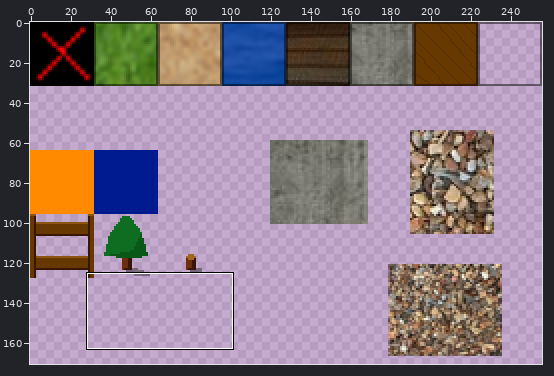
Two versions of one sprite sheet, client/images/citybase.png. The picture above shows the old version from afar; the outline marks the close-up.
Close-up. Earlier state:
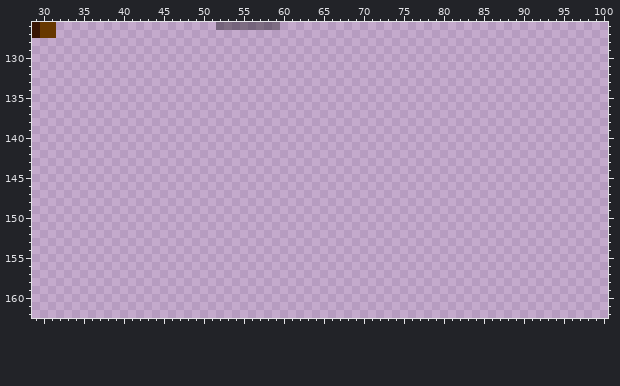
The file is 256x256 pixels. Shown: x 29..100, y 126..162. The wide view leaves out empty margins.
After the commit:
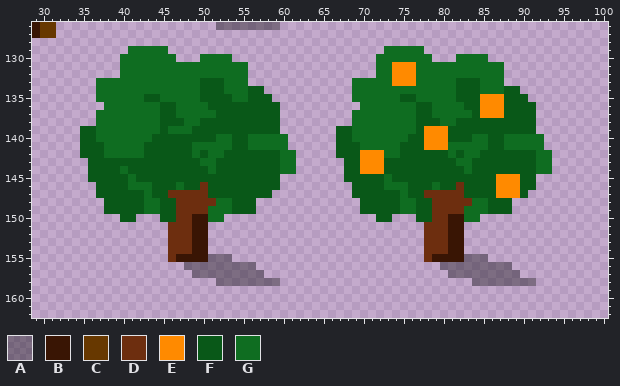
Palette (. is transparent): A #0000005c  B #391504  C #673800  D #6d2e0f  E #ff8a00  F #095818  G #0f6d21
Edits made:
Changed rows in their new state; - is an unchanged pixel.
first column x 35:
129 ------GGGGG---------------------------GGGGG----------------
130 -----GGGGGGG---GGGG------------------GGGGGGG---GGGG--------
131 -----GGGGGGGGGGGGGGGG----------------GGEEEGGGGGGGGGGG------
132 -----GGGGGGGGGGGGGGGG----------------GGEEEGGGGGGGGGGG------
133 --GGGGGGGGGGGGGFFFGGG-------------GGGGGEEEGGGGGFFFGGG------
134 --GGGGGGGGGGGGGFFFGGGFF-----------GGGGGGGGGGGGGFFFGGGFF----
135 --GGGGGGFFGGGGGFFFFGGFFF----------GGGGGGFFGGGGGFFFEEEFFF---
136 ---GGGGGGGFFGGGGFFFFFFFFF----------GGGGGGGFFGGGGFFEEEFFFF--
137 --GGGGGGGGFFGGGGGFFFFFFFF---------GGGGGGGGFFGGGGGFEEEFFFF--
138 --GGGGGGGGFFFGGFFFFFFFFFF---------GGGGGGGGFFFGGFFFFFFFFFF--
139 FFGGGGGGGGFGGGFFFFFFFFFFF-------FFGGGGGGGGFEEEFFFFFFFFFFF--
140 FFGGGGGGGFFFFFFFFGGFFGGGGG------FFGGGGGGGFFEEEFFFGGFFGGGGG-
141 FFFGGGGGFFFFFFGGGGGFFGGGGG------FFFGGGGGFFFEEEGGGGGFFGGGGG-
142 FFFGGGGGFFFFFFGFGGFFFFFFFGG-----FFFEEEGGFFFFFFGFGGFFFFFFFGG
143 -FFFFFFFFFFFFFFGGFFFFFFFFGG------FFEEEFFFFFFFFFGGFFFFFFFFGG
144 -FFFFGFFFFFFFFFFGFFFFFFFFGG------FFEEEFFFFFFFFFFGFFFFFFFFGG
145 -FFFFFGFFFFFFFFFFFFFFFFFF--------FFFFFGFFFFFFFFFFFFFEEEFF--
146 --FFFFGGGFFFGFFDFFFFFFFFF---------FFFFGGGFFFGFFDFFFFEEEFF--
147 --FFFFFFGFFDDDDDFFFFFFFF----------FFFFFFGFFDDDDDFFFFEEEF---
148 ---FFFFFGGFFDDDDDGGFFF-------------FFFFFGGFFDDDDDGGFFF-----
149 ---FFFFFGGFFDDDDGGGFFF-------------FFFFFGGFFDDDDGGGFFF-----
150 -----FF---FFDDBBGG-------------------FF---FFDDBBGG---------
151 -----------DDDBB---------------------------DDDBB-----------
152 -----------DDDBB---------------------------DDDBB-----------
153 -----------DDDBB---------------------------DDDBB-----------
154 -----------DDDBB---------------------------DDDBB-----------
155 -----------DBBBBAAA------------------------DBBBBAAA--------
156 -------------AAAAAAAAA-----------------------AAAAAAAAA-----
157 --------------AAAAAAAAA-----------------------AAAAAAAAA----
158 -----------------AAAAAAAA------------------------AAAAAAAA--
Changed places in both close-ups, as pixel boxes (x1, y1, x2, y2):
added: (80, 46, 296, 286)
added: (336, 46, 552, 286)
